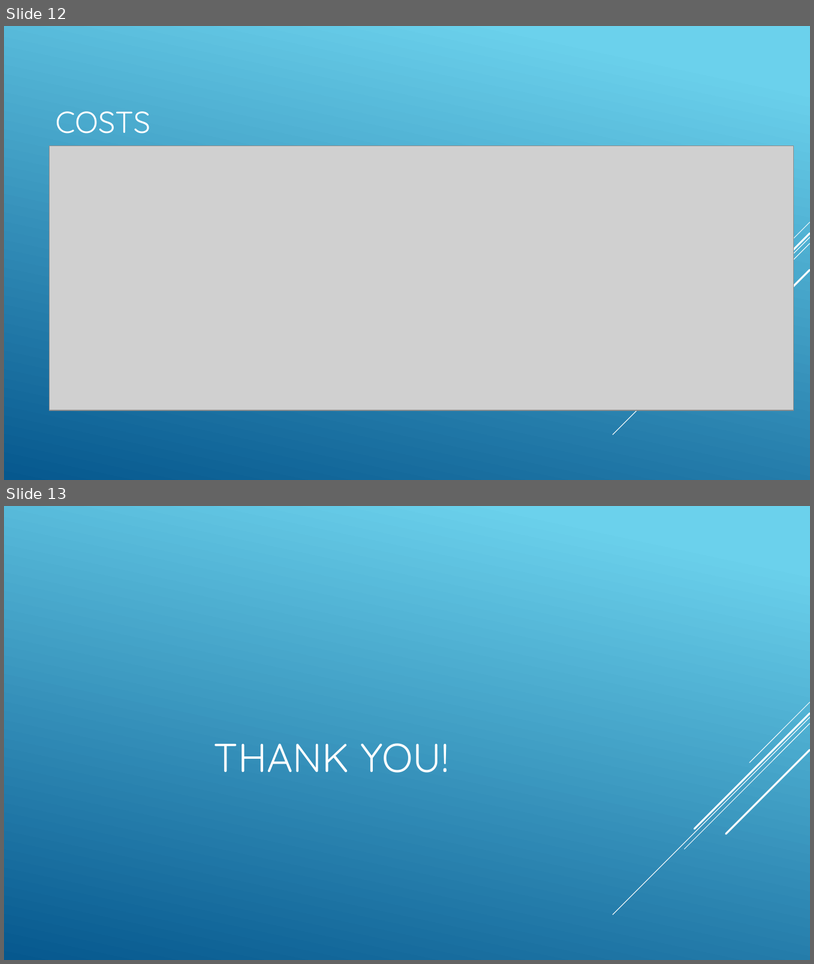
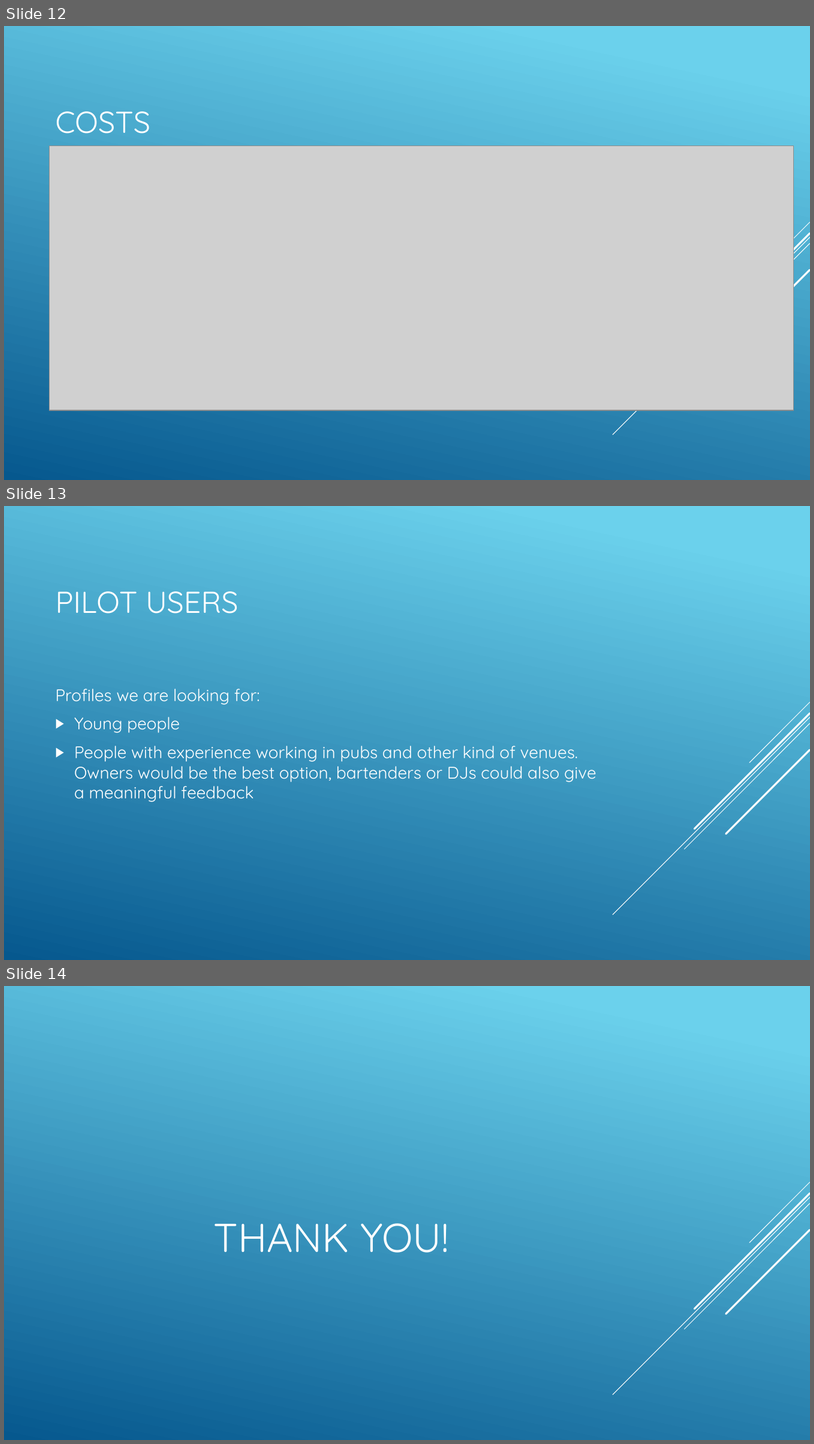
Before and after one commit to pabreblob/capsulefy, a slide deck: Week 1 docs/JUKEVOTE.pptx. Shown one above the other, each under a label of ours: slides 12 and 13 before the commit, slides 12, 13 and 14 after it. The pictures are 814x964 and 814x1444 pixels, drawn with LibreOffice and Linux fonts; fonts in the diff are those of the drawing; grey boxes stand for pictures. Boxes give left, top, right and bottom in pixels: in the first picture for what was removed or moved away, otherwise in the second. Text is boxed around its words. In the diff, an @@ line names an element or a change of style, - is before the commit and + after.

```diff
--- a/Week 1 docs/JUKEVOTE.pptx
+++ b/Week 1 docs/JUKEVOTE.pptx
@@ slide 13 added at <box>4,506,810,960</box>, background gradient #6ED2EB to #06588E; not listed: 5 template elements that a slide beside it also shows @@
@@ title added at <box>56,591,238,613</box>, 36 pt, text #FFFFFF @@
+PILOT USERS
@@ text added at <box>56,688,597,802</box>, 20 pt, text #FFFFFF @@
+Profiles we are looking for:
+▶ Young people
+▶ People with experience working in pubs and other kind of venues. Owners would be the best option, bartenders or DJs could also give a meaningful feedback
@@ what was slide 13 is now slide 14 @@
```
Also in this commit, not shown: 1 slide changed.
